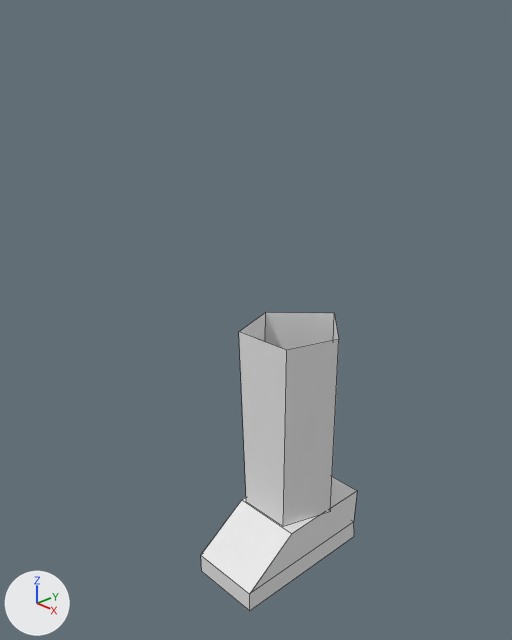
Renders of the Blender file Assets/Models/Characters/unnamed wolf girl/save.blend from each side of a commit.
Camera for both pictures: a 50 mm camera at (1.271, -1.158, 1.362) aimed at (0.039, -0.002, 0.643). The lights are fixed; the arrows at lower left show +X, +Y and +Z. The first picture is the older version. Mesh edges are drawn as thin lines.
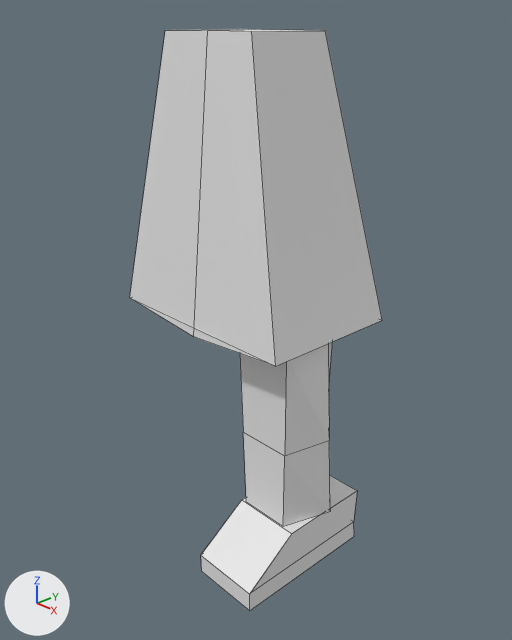
The change, as a diff of the scene's bpy script:
```diff
--- a/Assets/Models/Characters/unnamed wolf girl/save.blend.py
+++ b/Assets/Models/Characters/unnamed wolf girl/save.blend.py
@@ me_cylinder @@
 # used by ob_cylinder; location = (0.172, 0.0, 0.275); scale = (0.119, 0.119, 0.119)
 # verts and faces of me_cylinder; kept vertices keep their numbers, new ones are numbered from 10
 # before: 0 (0.0, 1.26, -1.0), 1 (0.0, 1.26, 3.21) at pixel (334, 313), 2 (0.95, 0.31, -1.0) at pixel (330, 511), 3 (0.95, 0.31, 3.21) at pixel (338, 339), 4 (0.59, -0.81, -1.0) at pixel (283, 526)
 # before: 5 (0.59, -0.81, 3.21) at pixel (286, 350), 6 (-0.59, -0.81, -1.0) at pixel (246, 501), 7 (-0.79, -0.81, 3.16) at pixel (238, 331), 8 (-1.18, 0.31, -1.03), 9 (-1.15, 0.31, 3.16) at pixel (265, 312)
-me_cylinder.from_pydata(...)  # 10 vertices, 5 faces; spans x -1.18..0.95, y -0.81..1.26, z -1.03..3.21
+me_cylinder.from_pydata(...)  # 15 vertices, 10 faces; spans x -1.18..0.95, y -0.81..1.26, z -1.03..3.13
+# me_cylinder part 1
+delete_faces([(0, 1, 3, 2), (2, 3, 5, 4), (4, 5, 7, 6), (6, 7, 9, 8), (0, 8, 9, 1)])
+verts[1] = (0.0, 1.26, 3.12)  # moved
+verts[5] = (0.59, -0.81, 3.12)  # moved
+verts[3] = (0.67, 0.31, 3.12)  # moved
+verts[7] = (-0.79, -0.81, 3.12)  # moved
+verts[9] = (-1.15, 0.31, 3.13)  # moved
+verts[10] = (0.0, 1.14, 0.8)
+verts[11] = (0.83, 0.31, 0.8)  # pixel (329, 440)
+verts[12] = (0.59, -0.81, 0.8)  # pixel (284, 456)
+verts[13] = (-0.67, -0.81, 0.8)  # pixel (243, 432)
+verts[14] = (-1.16, 0.31, 0.78)
+faces += [(1, 3, 11, 10), (3, 5, 12, 11), (5, 7, 13, 12), (7, 9, 14, 13), (1, 10, 14, 9), (0, 8, 14, 10)]
+faces += [(6, 13, 14, 8), (4, 12, 13, 6), (2, 11, 12, 4), (0, 10, 11, 2)]
@@ me_cube_004 @@
+me_cube_004.from_pydata([(-0.89, -0.56, -1.0), (-0.49, -0.35, 1.17), (-0.89, 0.65, -1.0), (-0.49, 0.37, 1.17), (0.92, -0.56, -1.0), (0.44, -0.35, 1.17), (0.92, 0.65, -1.0), (0.44, 0.37, 1.17), (-0.89, -0.56, -1.0), (-0.89, 0.65, -1.0), (0.92, -0.56, -1.0), (0.92, 0.65, -1.0), (0.0, 0.65, -1.08), (0.0, 0.37, 1.17), (0.0, -0.56, -1.08), (0.0, -0.35, 1.17)], [], [(0, 1, 3, 2), (12, 13, 7, 6), (6, 7, 5, 4), (14, 15, 1, 0), (13, 3, 1, 15), (9, 11, 10, 8), (7, 13, 15, 5), (4, 5, 15, 14), (2, 3, 13, 12)])
@@ ob_waist @@
+ob_waist = bpy.data.objects.new('Waist', me_cube_004)
+ob_waist.location = (0.0, 0.0, 0.972)
+ob_waist.scale = (0.311, 0.311, 0.311)
```

Boxes [x1, y1, x2, y2] around the edits, measured in the pictures (512 x 640 px):
'Waist', added
    after: [130, 29, 382, 366]
'Cylinder', reshaped
    before: [239, 312, 339, 527]
    after: [240, 342, 332, 527]
